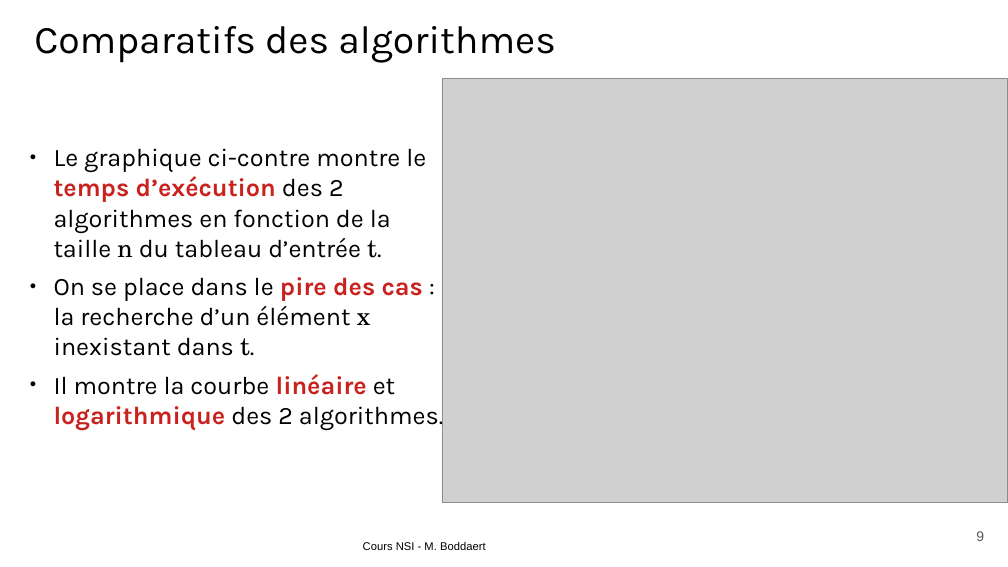
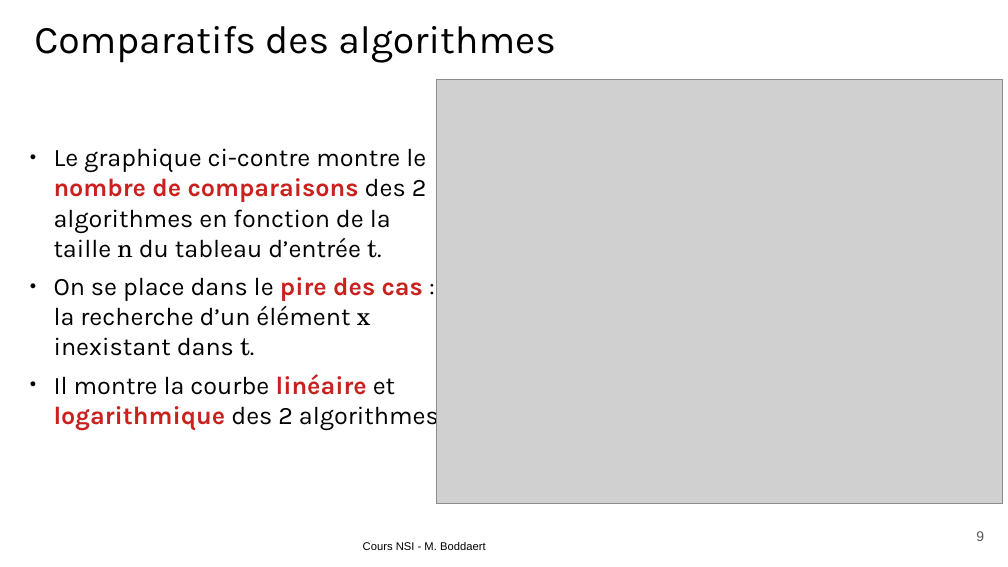
Before and after one commit to Philippe-Boddaert/Philippe-Boddaert.github.io, a slide deck: slide 9 of premiere/algorithmique/dichotomie/cours/diapo.odp. Drawn at 1008x567 pixels with LibreOffice and Linux fonts; fonts in the diff are those of the drawing; grey boxes stand for pictures; background and template pictures are left out. Boxes give left, top, right and bottom in pixels: in the first picture for what was removed or moved away, otherwise in the second. Text is boxed around its words. In the diff, an @@ line names an element or a change of style, - is before the commit and + after.

```diff
--- a/premiere/algorithmique/dichotomie/cours/diapo.odp
+++ b/premiere/algorithmique/dichotomie/cours/diapo.odp
@@ picture: place and size @@
-picture at [443, 79, 1008, 503]
+picture at [436, 80, 1002, 504]
@@ text at [54, 148, 427, 258]: text changed @@
-● Le graphique ci-contre montre le temps d’exécution des 2 algorithmes en fonction de la taille n du tableau d’entrée t.
+● Le graphique ci-contre montre le nombre de comparaisons des 2 algorithmes en fonction de la taille n du tableau d’entrée t.
```
Also in this commit, not shown: 2 other files.
